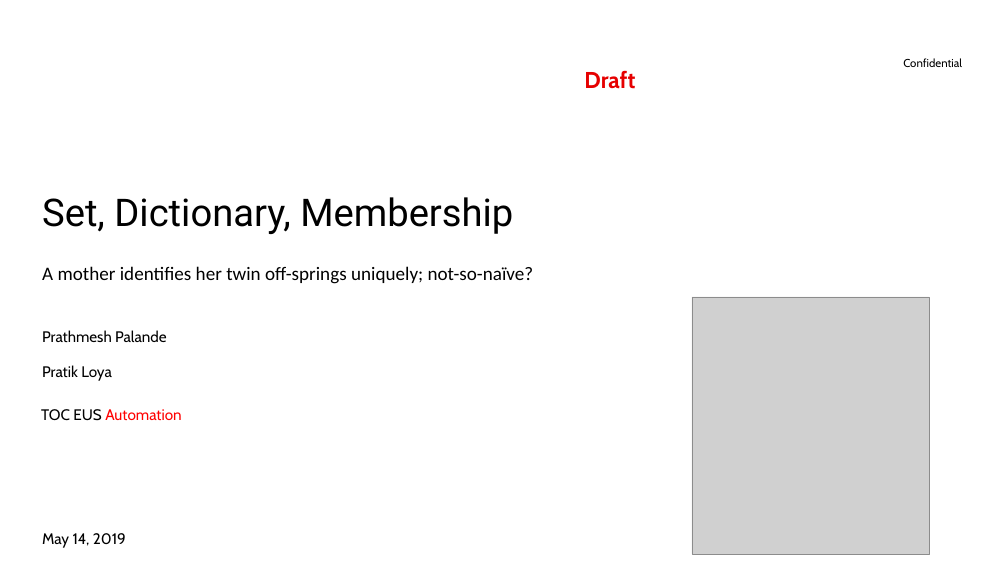
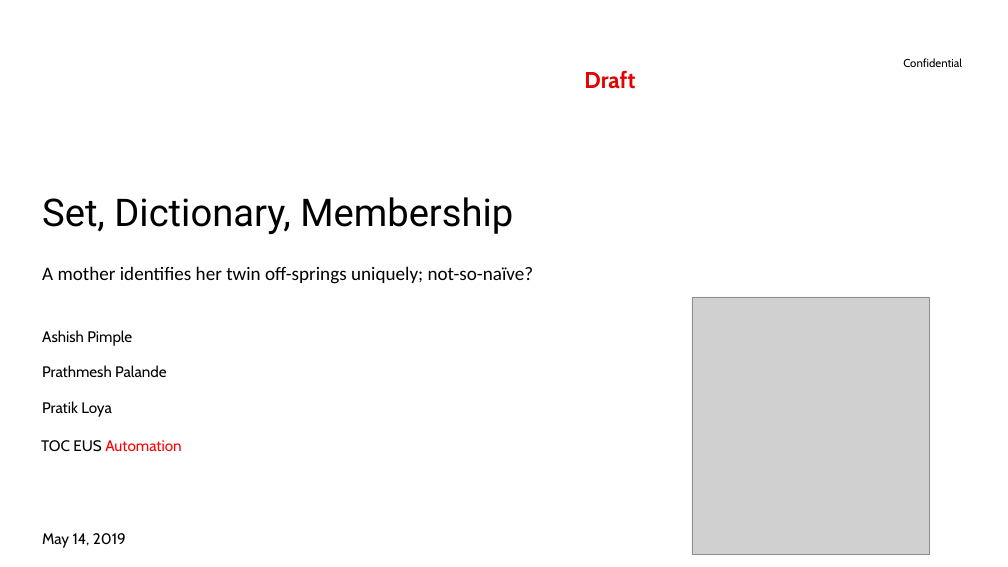
Before and after one commit to mazhewitt/python-training, a slide deck: slide 2 of Day 4/Day 4.pptx (slide 1 before the commit). Drawn at 1008x567 pixels with LibreOffice and Linux fonts; fonts in the diff are those of the drawing; grey boxes stand for pictures; background and template pictures are left out. Boxes give left, top, right and bottom in pixels: in the first picture for what was removed or moved away, otherwise in the second. Text is boxed around its words. In the diff, an @@ line names an element or a change of style, - is before the commit and + after.

```diff
--- a/Day 4/Day 4.pptx
+++ b/Day 4/Day 4.pptx
@@ subtitle at (42, 330, 132, 346): paragraph added @@
+Ashish Pimple
@@ text "TOC EUS Automation": place and size @@
-text "TOC EUS Automation" at (41, 409, 181, 421)
+text "TOC EUS Automation" at (41, 440, 181, 452)
```
Also in this commit, not shown: 1 other slide changed, 6 slides added, 2 slides removed.
